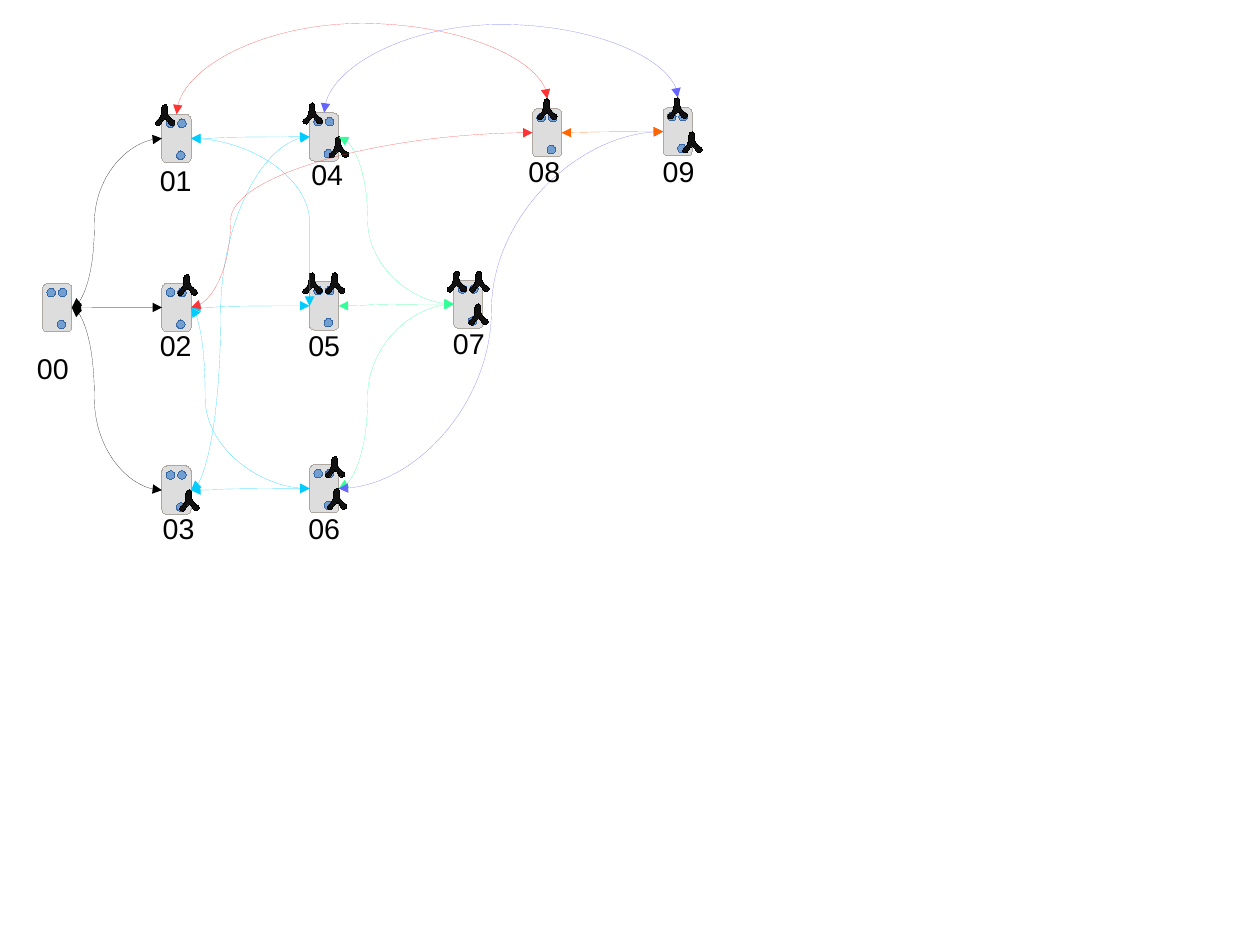
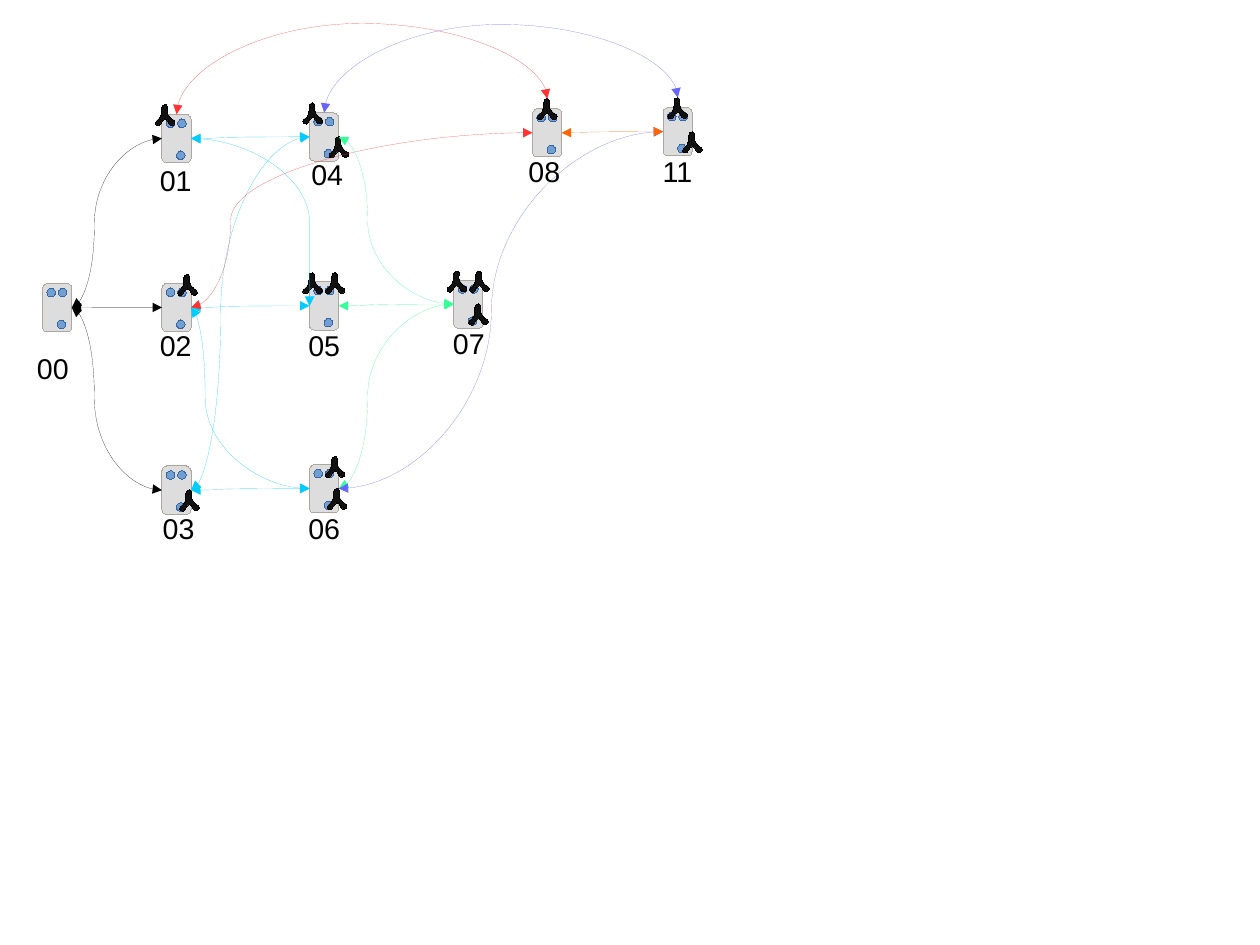
Before and after one commit to Intertangler/ctmcMarkov, a slide deck: slide 2 of scheme.odp. Drawn at 1260x945 pixels with LibreOffice and Linux fonts; fonts in the diff are those of the drawing. Boxes give left, top, right and bottom in pixels: in the first picture for what was removed or moved away, otherwise in the second. Text is boxed around its words. In the diff, an @@ line names an element or a change of style, - is before the commit and + after.

```diff
--- a/scheme.odp
+++ b/scheme.odp
@@ text at [663,162,693,182]: text changed @@
-09
+11
```
Also in this commit, not shown: 4 other files.
